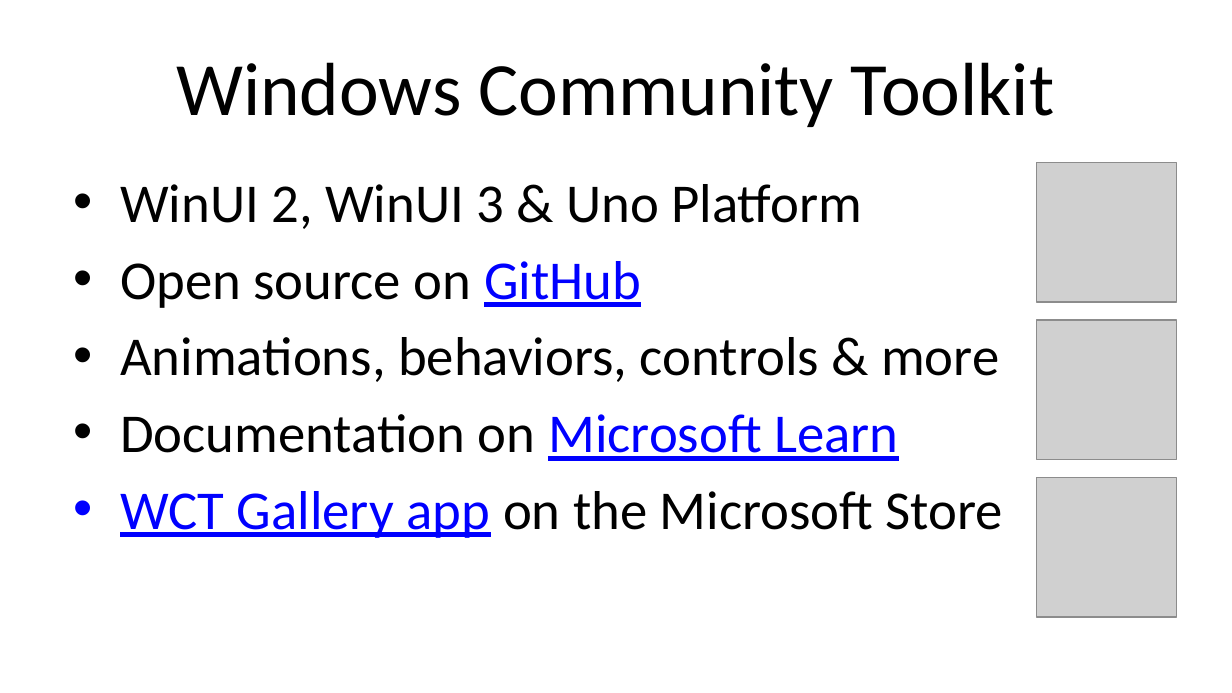
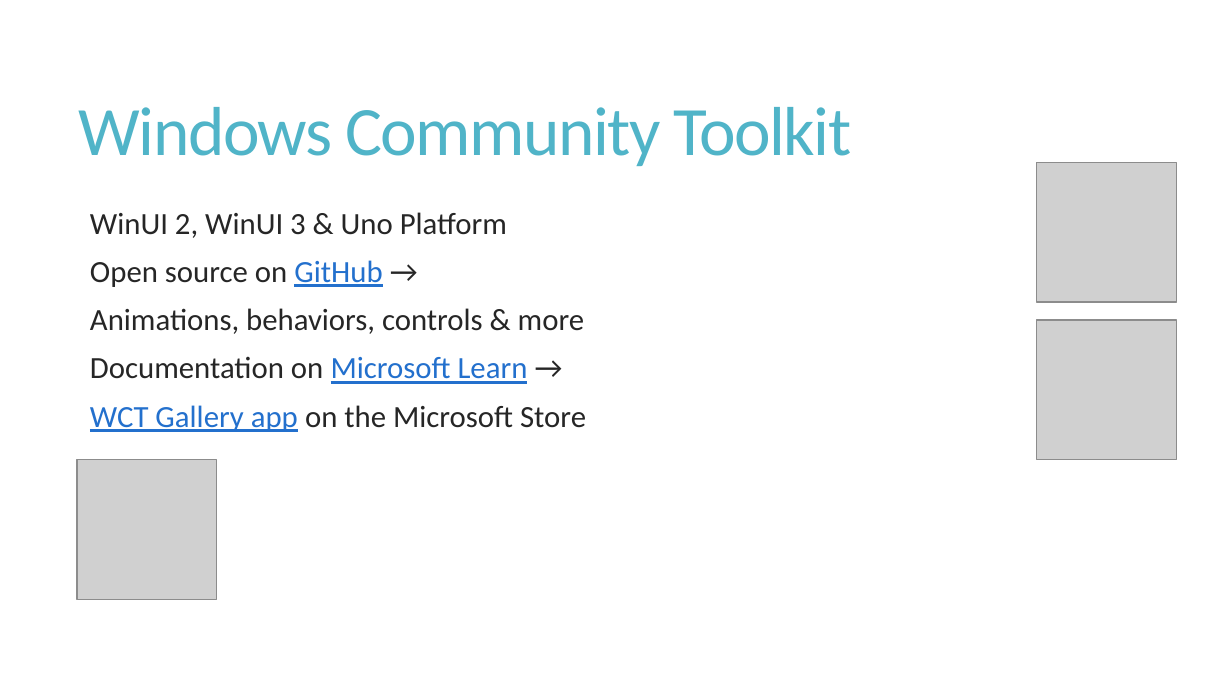
Before and after one commit to alvinashcraft/speaking, a slide deck: slide 6 of 2025/1107_TechBash/StartWithWinUI/TechBash 2025 - Get Started with WinUI.pptx (slide 7 before the commit). Drawn at 1232x693 pixels with LibreOffice and Linux fonts; fonts in the diff are those of the drawing; grey boxes stand for pictures; background and template pictures are left out. Boxes give left, top, right and bottom in pixels: in the first picture for what was removed or moved away, otherwise in the second. Text is boxed around its words. In the diff, an @@ line names an element or a change of style, - is before the commit and + after.

```diff
--- a/2025/1107_TechBash/StartWithWinUI/TechBash 2025 - Get Started with WinUI.pptx
+++ b/2025/1107_TechBash/StartWithWinUI/TechBash 2025 - Get Started with WinUI.pptx
@@ title "Windows Community Toolkit": place and size @@
-title "Windows Community Toolkit" at [176, 62, 1054, 127]
+title "Windows Community Toolkit" at [79, 107, 851, 166]
@@ title "Windows Community Toolkit" at [79, 107, 851, 166]: size 44 to 40.5 pt, text colour #000000 to #50B4C8, letter spacing 0 to -0.9 pt; alignment centre to left; line spacing 1 to 0.85 @@
@@ text "WinUI 2, WinUI 3 & ...": place and size @@
-text "WinUI 2, WinUI 3 & ..." at [120, 184, 1003, 538]
+text "WinUI 2, WinUI 3 & ..." at [90, 212, 586, 432]
@@ text at [90, 212, 586, 432]: size 32 to 18 pt in "WinUI 2, WinUI 3 & Uno Platform", "Animations, behaviors, controls & more", "WCT Gallery app on the Microsoft Store"; text colour #000000 to #262626 in "WinUI 2, WinUI 3 & Uno Platform", "Animations, behaviors, controls & more", "on the Microsoft Store"; text colour #0000FF to #2370CD in "WCT Gallery app"; bullet • to  ; line spacing 1 to 0.85; more space between paragraphs @@
@@ text at [90, 260, 382, 287]: text changed; size 32 to 18 pt; text colour #000000 to #262626 @@
-• Open source on GitHub
+  Open source on GitHub →
@@ text at [90, 356, 528, 384]: text changed; size 32 to 18 pt; text colour #000000 to #262626 @@
-• Documentation on Microsoft Learn
+  Documentation on Microsoft Learn →
@@ picture: place and size @@
-picture at [1037, 478, 1177, 617]
+picture at [76, 460, 216, 599]
```
Also in this commit, not shown: 13 other slides changed, 3 slides removed.
